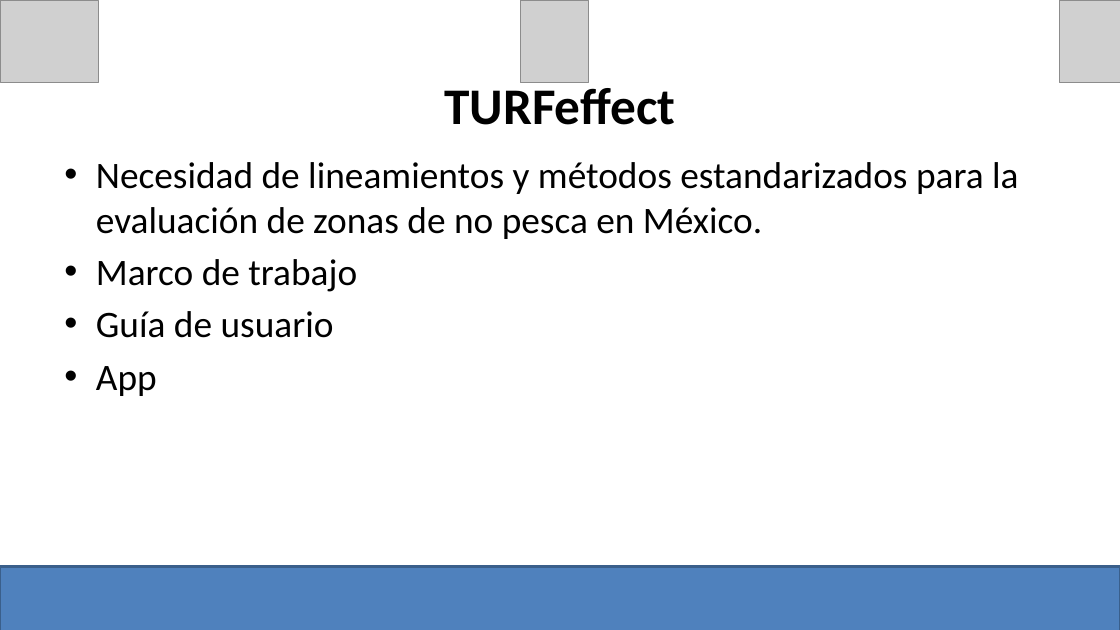
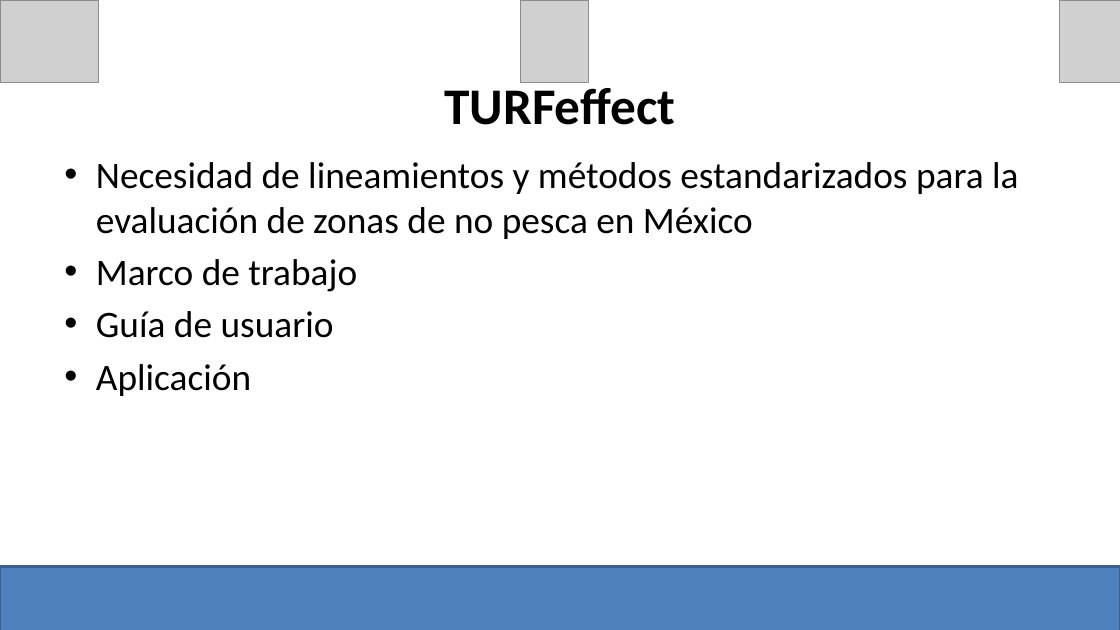
Before and after one commit to turfeffect/Docs, a slide deck: slide 4 of Presentations/Workshop in Mexico/Mexico Workshop.pptx. Drawn at 1120x630 pixels with LibreOffice and Linux fonts; fonts in the diff are those of the drawing; grey boxes stand for pictures. Boxes give left, top, right and bottom in pixels: in the first picture for what was removed or moved away, otherwise in the second. Text is boxed around its words. In the diff, an @@ line names an element or a change of style, - is before the commit and + after.

```diff
--- a/Presentations/Workshop in Mexico/Mexico Workshop.pptx
+++ b/Presentations/Workshop in Mexico/Mexico Workshop.pptx
@@ text at <box>96,162,1018,239</box>: text changed @@
-• Necesidad de lineamientos y métodos estandarizados para la evaluación de zonas de no pesca en México.
+• Necesidad de lineamientos y métodos estandarizados para la evaluación de zonas de no pesca en México
@@ text at <box>96,364,251,396</box>: text changed @@
-• App
+• Aplicación
```
Also in this commit, not shown: 14 other slides changed, 1 slide added, 2 slides removed.
